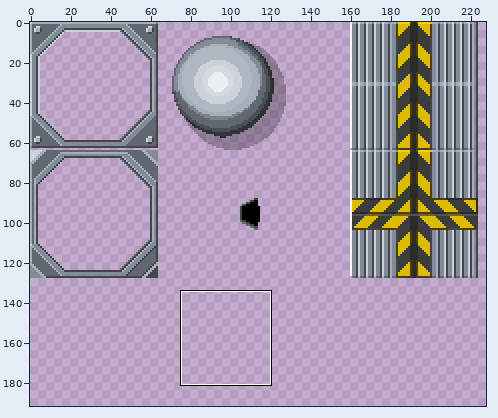
One commit to this sprite sheet: Content/Tilesets/Turret.png. The first picture is a wide view before the edit; the outline marks the close-up.
Close-up. Before the edit:
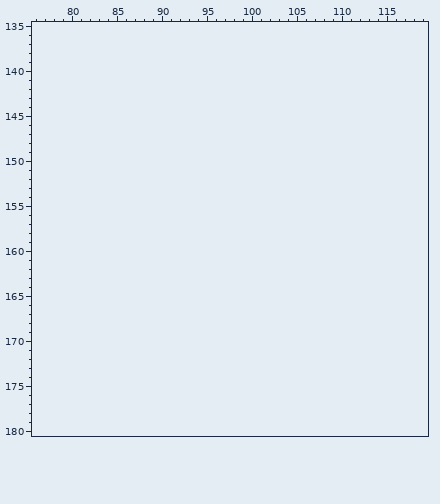
The file is 256x128 pixels. Colours within 5 levels of each other are drawn and written as one. Shown: x 76..119, y 135..180. The old version is drawn lined up with the new one, on the new canvas. The wide view leaves out empty margins. The commit also changed other parts of the picture, which this record leaves out.
Palette (. is transparent): 
The same view after the edit:
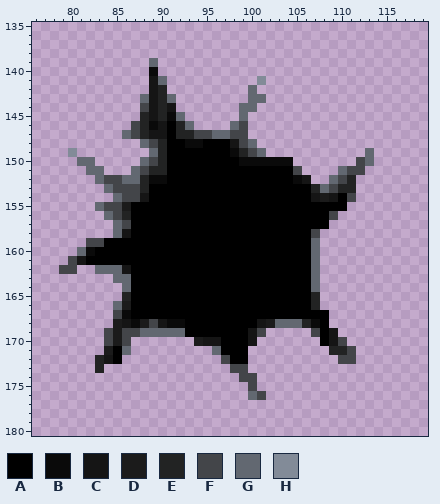
Colours new in this view: A #000000  B #0a0a0a  C #151515  D #1b1b1b  E #222323  F #434549  G #626871  H #828b98
Changes in this commit:
canvas 256x128 -> 256x192
Changed rows in their new state; - is an unchanged pixel.
first column x 79:
139 ----------G------------------------
140 ----------B------------------------
141 ----------CG----------H------------
142 ----------CE---------G-------------
143 ---------GCEG--------GG------------
144 ---------FCEC-------GG-------------
145 ---------ECEBG------G--------------
146 --------FEBCAEG----GF--------------
147 -------GFECCAEEFFGGFF--------------
148 ---------GFEAABBAAACFG-------------
149 -H--------GEAAAAAAABEFG-----------G
150 --GG-----GFEAAAAAAAABBBBBB-------FG
151 ---GG---GFEEAAAAAAAAAAAAAAF----GFF-
152 ----GFFGGEBBAAAAAAAAAAAAAABC--GFE--
153 -----GFFFEAAAAAAAAAAAAAAAAAAEGFEE--
154 ------GFFCAAAAAAAAAAAAAAAAAACDCAF--
155 ----GFFDAAAAAAAAAAAAAAAAAAAAAAAA---
156 -----GFEAAAAAAAAAAAAAAAAAAAAAAF----
157 ------GFAAAAAAAAAAAAAAAAAAAAAA-----
158 ------GCAAAAAAAAAAAAAAAAAAAAF------
159 ---FFAAAAAAAAAAAAAAAAAAAAAAAG------
160 --GBAAAAAAAAAAAAAAAAAAAAAAAAG------
161 -FCAAAAAAAAAAAAAAAAAAAAAAAAAG------
162 FF--GGGCAAAAAAAAAAAAAAAAAAAAG------
163 ------GGAAAAAAAAAAAAAAAAAAAAG------
164 -------GAAAAAAAAAAAAAAAAAAAAG------
165 -------EAAAAAAAAAAAAAAAAAAAAE------
166 ------GDAAAAAAAAAAAAAAAAAAAAE------
167 ------FBAAAAAAAAAAAAAAAAAAAAAA-----
168 ------DCBDFCBBAAAAAAAACDGGGEBA-----
169 -----FDFFGGGGGAAAAAAACF-----FAC----
170 -----FDF-------DCCAAAC-------ACF---
171 -----DAG---------GAAA---------EEF--
172 ----ECA-----------FAA----------FF--
173 ----E--------------FF--------------
174 --------------------FF-------------
175 ---------------------F-------------
176 ---------------------GF------------
Boxes around the changes in both close-ups, in picture pixels (x1, y1, x2, y2):
added: (59, 58, 374, 400)
